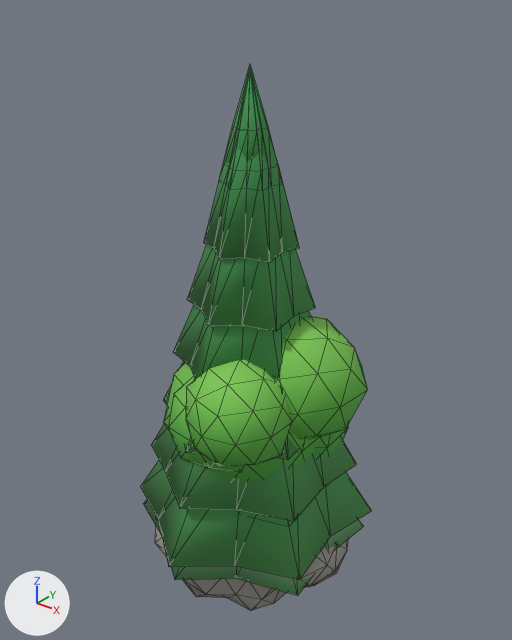
An edit to the glTF model godot/planets/models/props.glb, drawn before and after from the same camera.
Before and after are seen from a camera (50 mm lens) standing at (8.67, -10.67, 12.94) and looking at (-0.02, 0.18, 6.21). Arrows for +X, +Y and +Z are at lower left; the lights stay in place. The first picture is the older version. Mesh edges are drawn as thin lines.

Names of what the first picture shows: 'Boulder', 'PineSnowy', 'PineTall', 'RoundTree'.
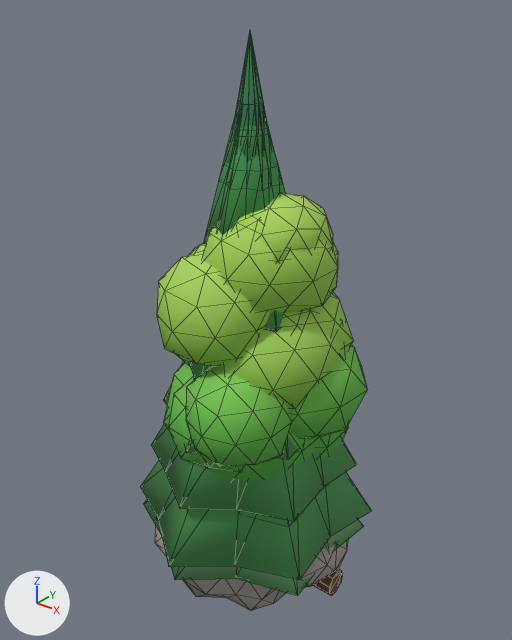
Changed parts and their boxes (x1, y1, x2, y2) in the pictures (512 x 640 px):
'Birch', added (green)
    after: (157, 193, 354, 409)
'Fir', added (green)
    after: (234, 30, 267, 128)
'Log', added
    after: (313, 568, 342, 596)

What changed in the scene script:
```text
Add me_log:
    me_log.from_pydata(...)  # 27 vertices, 50 faces; spans x -2.5..2.5, y -0.34..0.34, z -0.07..0.61
    me_log.materials.append(mat_oo_props)
Add me_fir:
    me_fir.from_pydata(...)  # 222 vertices, 398 faces; spans x -1.73..1.74, y -1.96..1.95, z -0.4..12.08
    me_fir.materials.append(mat_oo_props)
Add me_birch:
    me_birch.from_pydata(...)  # 310 vertices, 576 faces; spans x -1.92..2.1, y -2.1..1.94, z -0.4..9.14
    me_birch.materials.append(mat_oo_props)
Add ob_log:
    ob_log = bpy.data.objects.new('Log', me_log)
    ob_log.location = (0.0, 0.0, 0.0)
Add ob_fir:
    ob_fir = bpy.data.objects.new('Fir', me_fir)
    ob_fir.location = (0.0, 0.0, 0.0)
Add ob_birch:
    ob_birch = bpy.data.objects.new('Birch', me_birch)
    ob_birch.location = (0.0, 0.0, 0.0)
```
